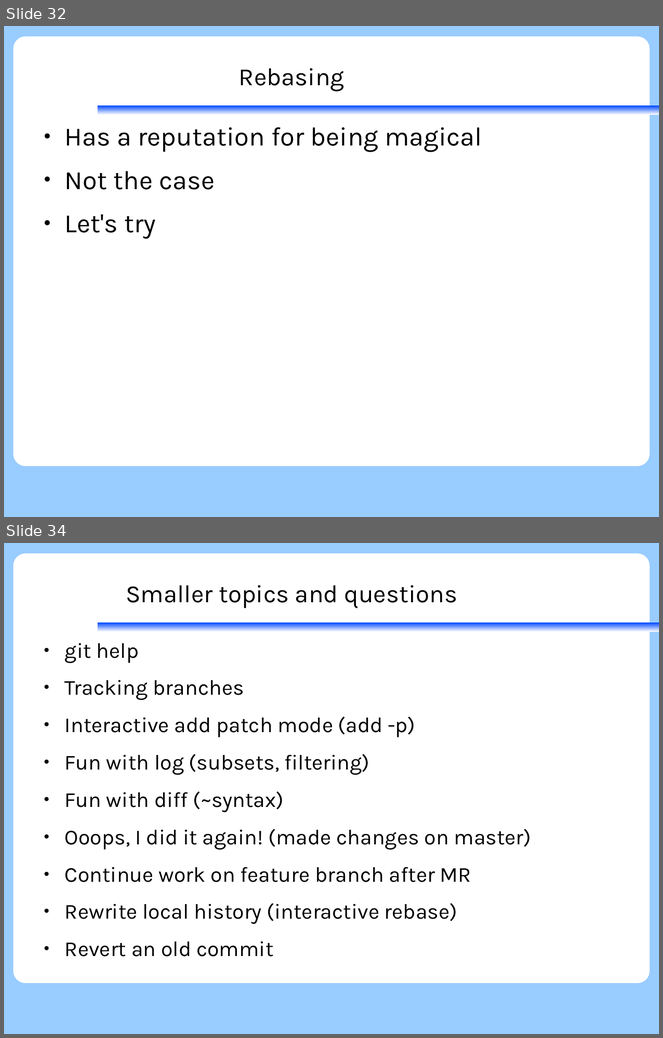
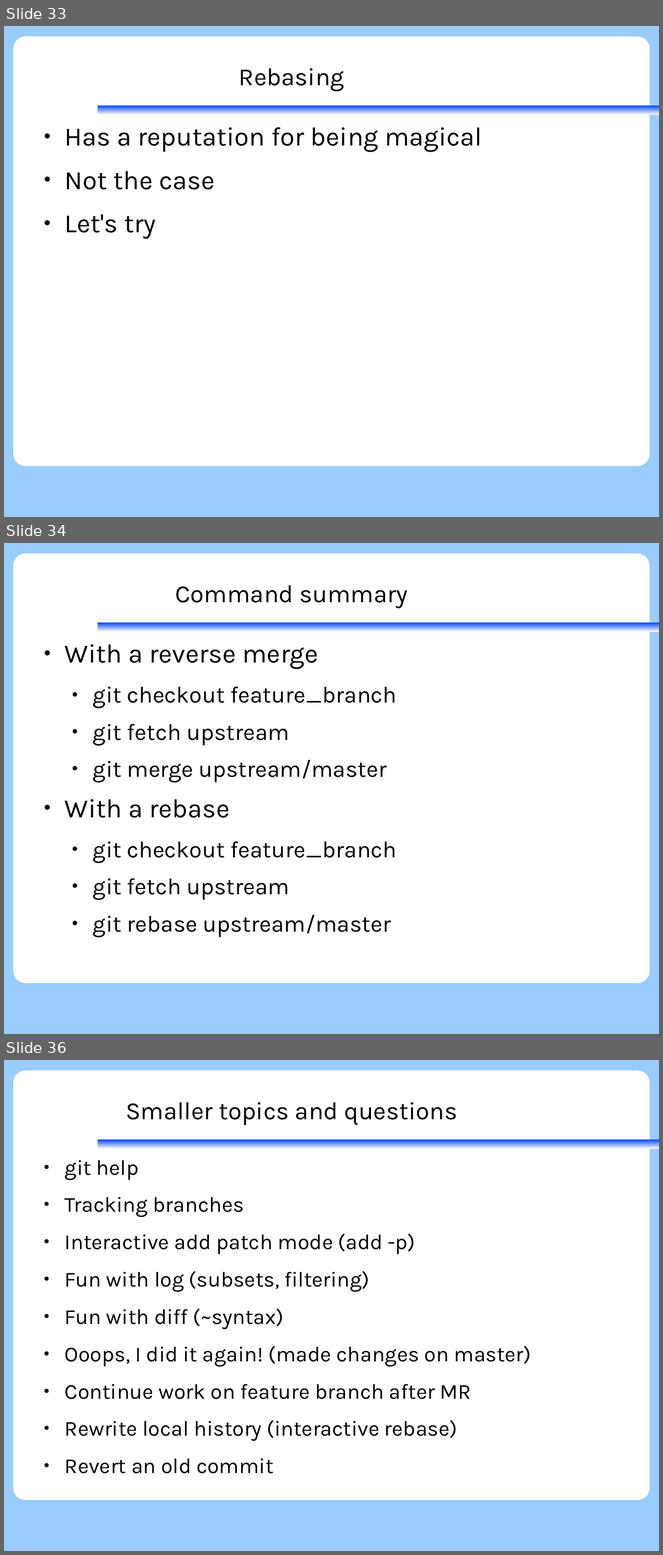
Before and after one commit to KennethNielsen/presentations, a slide deck: gitworkshop/gitworkshop.odp. Shown one above the other, each under a label of ours: slides 32 and 34 before the commit, slides 33, 34 and 36 after it; the slides between them are not shown. The pictures are 663x1038 and 663x1555 pixels, drawn with LibreOffice and Linux fonts; fonts in the diff are those of the drawing; background and template pictures are left out. Boxes give left, top, right and bottom in pixels: in the first picture for what was removed or moved away, otherwise in the second. Text is boxed around its words. In the diff, an @@ line names an element or a change of style, - is before the commit and + after.

```diff
--- a/gitworkshop/gitworkshop.odp
+++ b/gitworkshop/gitworkshop.odp
@@ slide 34 added at [4,543,659,1034], background #99CCFF; not listed: 2 template elements that a slide beside it also shows @@
@@ title added at [176,585,408,608], 30 pt, text #000000 @@
+Command summary
@@ text added at [65,644,397,938], 28 pt, text #000000 @@
+● With a reverse merge
+  ● git checkout feature_branch
+  ● git fetch upstream
+  ● git merge upstream/master
+● With a rebase
+  ● git checkout feature_branch
+  ● git fetch upstream
+  ● git rebase upstream/master
@@ what was slide 32 is now slide 33 @@
@@ what was slide 34 is now slide 36 @@
```
Also in this commit, not shown: 7 slides changed, 10 other slides added, 1 other file.
